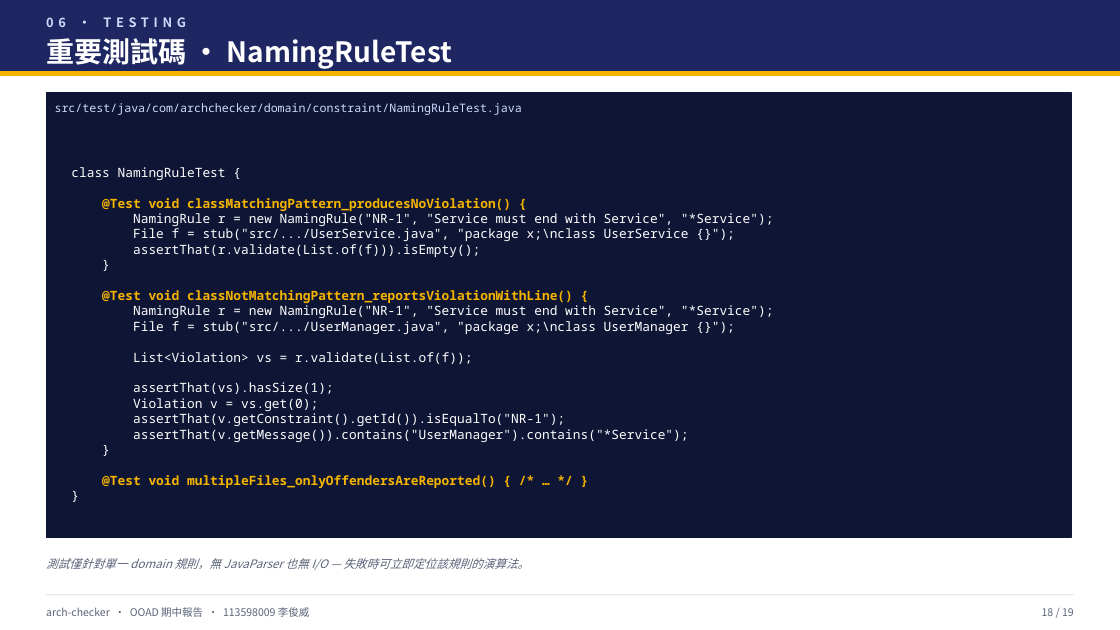
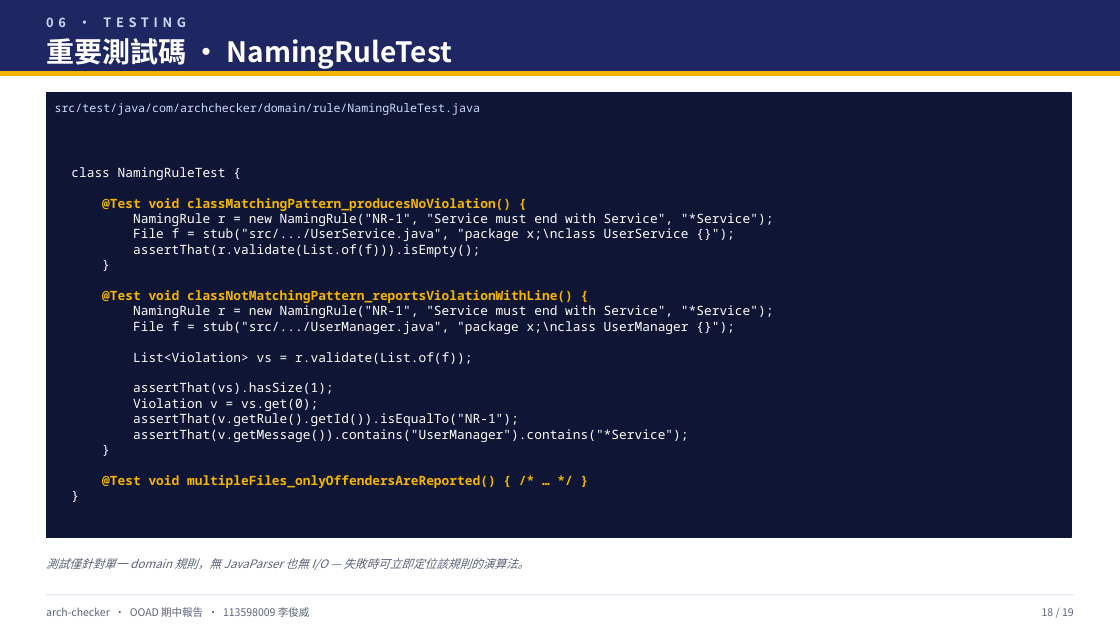
Before and after one commit to chun-wei0413/arch-checker, a slide deck: slide 19 of hw/Midterm/midterm-team6.pptx. Drawn at 1120x630 pixels with LibreOffice and Linux fonts; fonts in the diff are those of the drawing. Boxes give left, top, right and bottom in pixels: in the first picture for what was removed or moved away, otherwise in the second. Text is boxed around its words. In the diff, an @@ line names an element or a change of style, - is before the commit and + after.

```diff
--- a/hw/Midterm/midterm-team6.pptx
+++ b/hw/Midterm/midterm-team6.pptx
@@ text at [55, 103, 480, 241]: text changed @@
-src/test/java/com/archchecker/domain/constraint/NamingRuleTest.java
+src/test/java/com/archchecker/domain/rule/NamingRuleTest.java
@@ text at [133, 413, 519, 426]: text changed @@
-assertThat(v.getConstraint().getId()).isEqualTo("NR-1");
+assertThat(v.getRule().getId()).isEqualTo("NR-1");
```
Also in this commit, not shown: 13 other slides changed, 1 other file.
